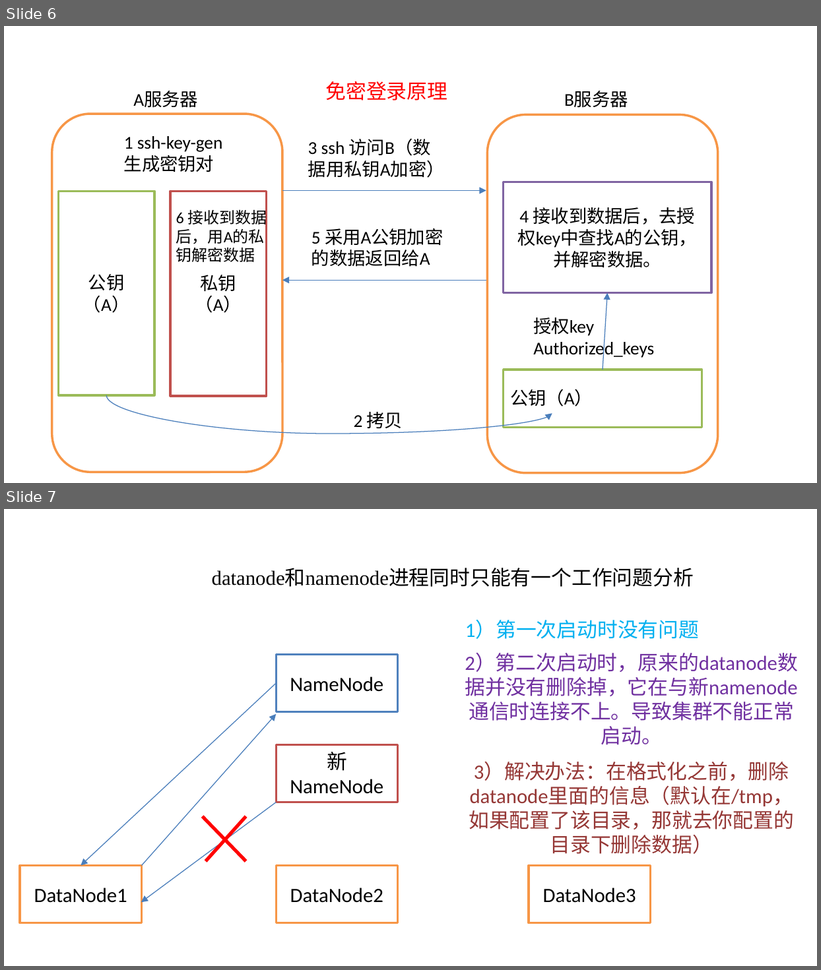
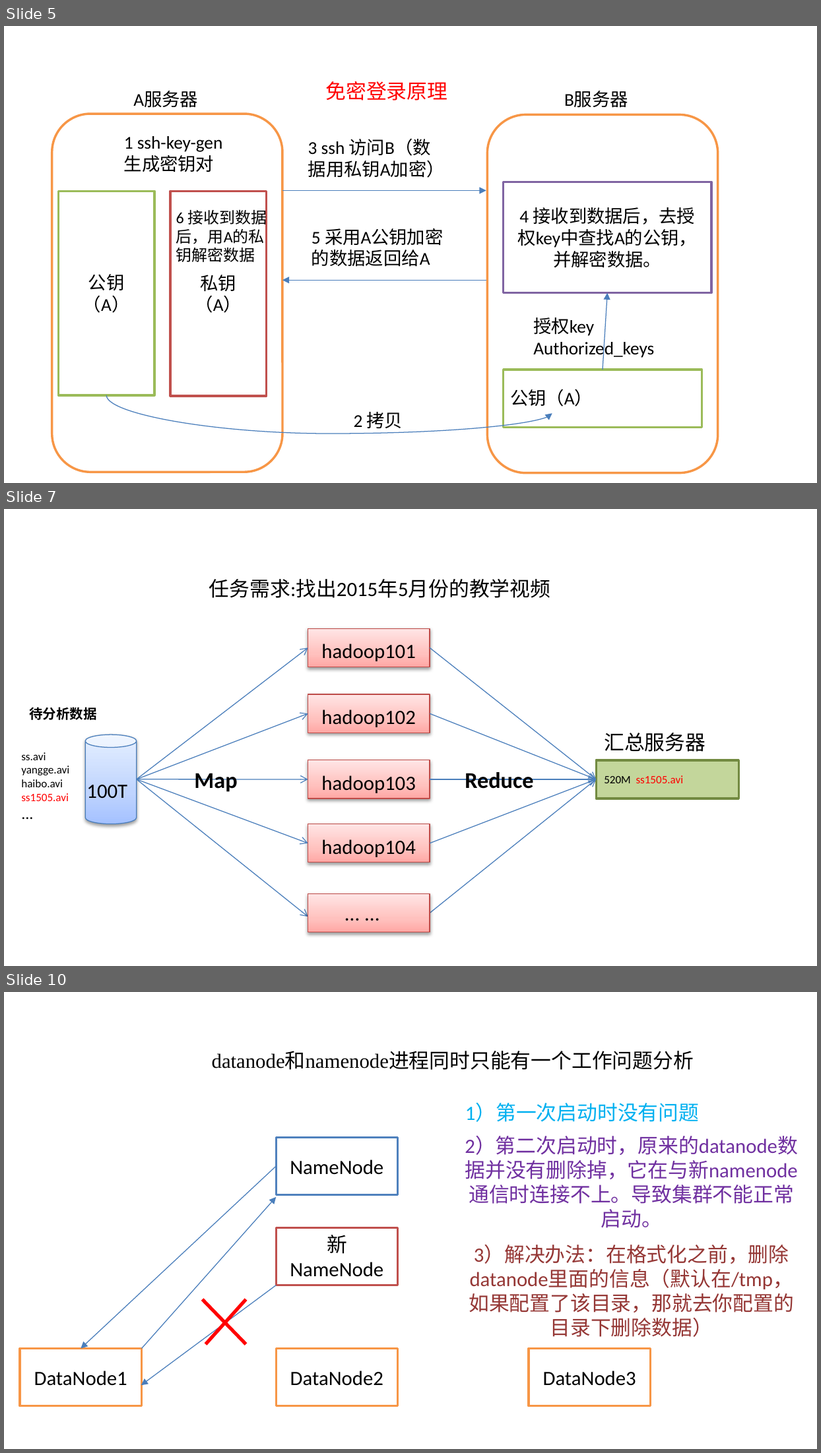
Before and after one commit to bbzhanshi999/teachingNote, a slide deck: hadoop/ppt/hadoop.pptx. Shown one above the other, each under a label of ours: slides 6 and 7 before the commit, slides 5, 7 and 10 after it; the slides between them are not shown. The pictures are 821x970 and 821x1453 pixels, drawn with LibreOffice and Linux fonts; fonts in the diff are those of the drawing; background and template pictures are left out. Boxes give left, top, right and bottom in pixels: in the first picture for what was removed or moved away, otherwise in the second. Text is boxed around its words. In the diff, an @@ line names an element or a change of style, - is before the commit and + after.

Commit message:
hadoop update

```diff
--- a/hadoop/ppt/hadoop.pptx
+++ b/hadoop/ppt/hadoop.pptx
@@ slide 7 added at bbox=[4, 509, 817, 966], background picture (left out) @@
@@ text added at bbox=[209, 579, 550, 598], 18 pt, text #000000 @@
+任务需求:找出2015年5月份的教学视频
@@ rectangle added at bbox=[308, 628, 430, 667], fill gradient #FFA6A5 to #FFC0BF to #FFE7E7, outline #BF4C48 0.75 pt @@
@@ text added at bbox=[321, 644, 415, 661], 18 pt, text #000000 @@
+hadoop101
@@ arrow added from (137, 780) to (308, 648), #4B7EBC 0.75 pt @@
@@ arrow added from (430, 648) to (596, 780), #4B7EBC 0.75 pt @@
@@ rectangle added at bbox=[308, 694, 430, 733], fill gradient #FFA6A5 to #FFC0BF to #FFE7E7, outline #BF4C48 0.75 pt @@
@@ text added at bbox=[29, 707, 97, 720], 12 pt, text #000000, bold @@
+待分析数据
@@ arrow added from (137, 780) to (308, 714), #4B7EBC 0.75 pt @@
@@ text added at bbox=[321, 710, 415, 727], 18 pt, text #000000 @@
+hadoop102
@@ arrow added from (430, 714) to (596, 780), #4B7EBC 0.75 pt @@
@@ cylinder added at bbox=[85, 735, 137, 824], fill gradient #A4C4FF to #BFD4FF to #E6EEFF, outline #4B7EBC 0.75 pt @@
@@ text added at bbox=[604, 733, 706, 752], 18 pt, text #000000 @@
+汇总服务器
@@ text added at bbox=[21, 753, 69, 801], 10 pt, text #000000 @@
+ss.avi
+yangge.avi
+haibo.avi
+ss1505.avi
+...
@@ rectangle added at bbox=[308, 760, 430, 799], fill gradient #FFA6A5 to #FFC0BF to #FFE7E7, outline #BF4C48 0.75 pt @@
@@ rectangle added at bbox=[596, 760, 738, 799], fill #C3D69B, outline #738A42 2 pt @@
@@ text added at bbox=[86, 785, 127, 799], 18 pt, text #000000 @@
+100T
@@ arrow added from (137, 780) to (308, 780), #4B7EBC 0.75 pt @@
@@ arrow added from (137, 780) to (308, 843), #4B7EBC 0.75 pt @@
@@ arrow added from (137, 780) to (308, 917), #4B7EBC 0.75 pt @@
@@ text added at bbox=[194, 773, 237, 792], 20 pt, text #000000, bold @@
+Map
@@ text added at bbox=[321, 776, 415, 793], 18 pt, text #000000 @@
+hadoop103
@@ arrow added from (430, 780) to (596, 780), #4B7EBC 0.75 pt @@
@@ arrow added from (430, 843) to (596, 780), #4B7EBC 0.75 pt @@
@@ arrow added from (430, 913) to (596, 780), #4B7EBC 0.75 pt @@
@@ text added at bbox=[465, 772, 533, 789], 20 pt, text #000000, bold @@
+Reduce
@@ text added at bbox=[604, 776, 684, 784], 10 pt, text #FF0000 @@
+520M ss1505.avi
@@ rectangle added at bbox=[308, 824, 430, 863], fill gradient #FFA6A5 to #FFC0BF to #FFE7E7, outline #BF4C48 0.75 pt @@
@@ text added at bbox=[321, 840, 415, 857], 18 pt, text #000000 @@
+hadoop104
@@ rectangle added at bbox=[308, 894, 430, 933], fill gradient #FFA6A5 to #FFC0BF to #FFE7E7, outline #BF4C48 0.75 pt @@
@@ text added at bbox=[337, 897, 389, 929], 18 pt, text #000000 @@
+... ...
@@ what was slide 6 is now slide 5 @@
@@ what was slide 7 is now slide 10 @@
```
Also in this commit, not shown: 2 slides changed, 3 other slides added, 1 slide removed, 4 other files.
